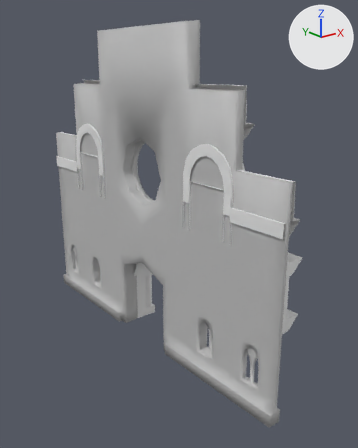
Before and after pictures for a commit that changed the Blender file Pre-Production/Art_Files/Blender_Files/ChurchFront.blend.
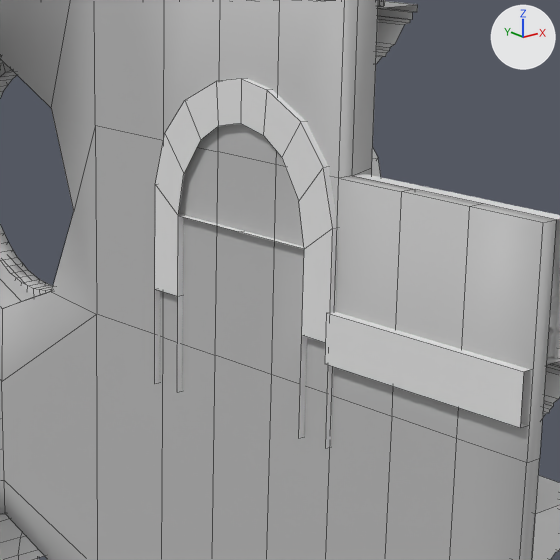
The first picture shows the older version from a 50 mm lens placed at (-22.7, -33.2, 22.6), pointed at (2.4, -1.9, 10.1). The close-ups show both versions on the part from 39% to 82% of the width and 27% to 62% of the height of that picture. The axes (+X, +Y, +Z) are drawn at upper right. The lights are the same throughout. The close-ups show mesh edges as thin lines.
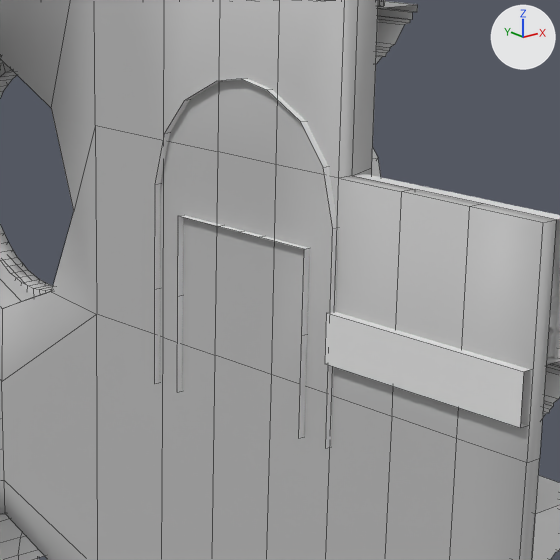
Changed parts and their boxes [x1, y1, x2, y2] in the close-ups (560 x 560 px; the box of a moved part takes in the faces that stretch with it):
part 1 of me_cube_007, moved or reshaped: before [155, 79, 333, 343]; after [180, 215, 307, 249]

The change, as a list of edits to the scene's bpy script:
```text
Change me_cube_007:
    where me_cube_007.from_pydata(...)  # 39 vertices, 27 faces, 1 loose edge; spans x -1.0..0.38, y -2.5..0.0, z -3.09..3.41
    used by ob_cube_007; location = (0.7, -8.24, 14.35)
    verts and faces of me_cube_007; kept vertices keep their numbers, new ones are numbered from 39
    before: 1 (-1.0, -2.5, -1.09), 3 (-1.0, -1.78, -1.09) at pixel (301, 335), 9 (-1.0, -2.5, 1.05) at pixel (332, 228), 10 (-1.0, 0.0, 3.41) at pixel (241, 78), 11 (-1.0, -2.2, 2.11) at pixel (323, 167)
    before: 12 (-1.0, -1.61, 2.83) at pixel (300, 121), 13 (-1.0, -0.69, 3.29) at pixel (266, 89), 14 (-1.0, 0.0, 2.6) at pixel (240, 123), 15 (-1.0, -1.78, 0.54) at pixel (304, 249), 16 (-1.0, -0.62, 2.46) at pixel (263, 135)
    before: 17 (-1.0, -1.13, 2.12) at pixel (281, 157), 18 (-1.0, -1.61, 1.4) at pixel (298, 201), 31 (0.14, 0.0, 2.6), 32 (0.14, -0.62, 2.46), 33 (0.14, -1.13, 2.12)
    before: 34 (0.14, -1.61, 1.4), 35 (0.14, -1.78, 0.54), 36 (-1.0, 0.0, 0.54) at pixel (238, 231), 37 (0.14, 0.0, 0.54), 38 (0.14, 0.0, 1.4)
    me_cube_007 part 1
    add delete_vertices([14, 16, 17, 18])  # with the faces that use them
    add delete_faces([(1, 9, 15, 3), (15, 36, 37, 35), (34, 35, 37, 38)])
    add verts[39] = (0.14, -0.57, 0.54)
    add verts[40] = (-1.0, -0.57, 0.54)  # pixel (259, 237)
    add verts[41] = (0.14, -0.52, 1.4)
    add faces += [(36, 37, 39, 40), (37, 38, 41, 39), (34, 35, 39, 41), (15, 40, 39, 35), (31, 32, 41, 38), (32, 33, 34, 41)]
```
